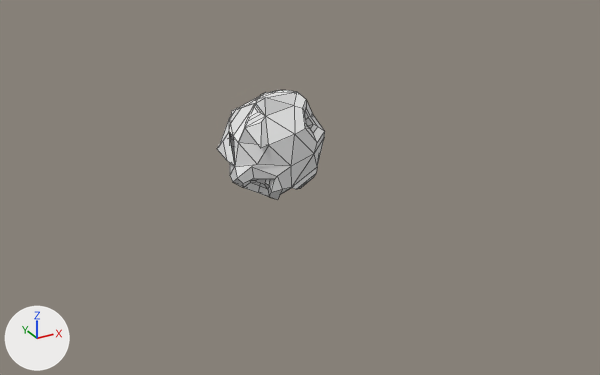
One commit to the OBJ model Models3D/Meteoro.obj: the scene before it, then after it.
The view is the same before and after, from a camera (50 mm lens) standing at (-14.4, -28.4, 11.9) and looking at (0.5, -1.2, -1.7). Arrows for +X, +Y and +Z are at lower left; the lights stay in place. Mesh edges are drawn as thin lines. Where no turn or scale is listed for an object, it has been applied to the vertices. Vertices at the same position are counted once.

In view in the first picture: 'METEORI_Icosphere'.
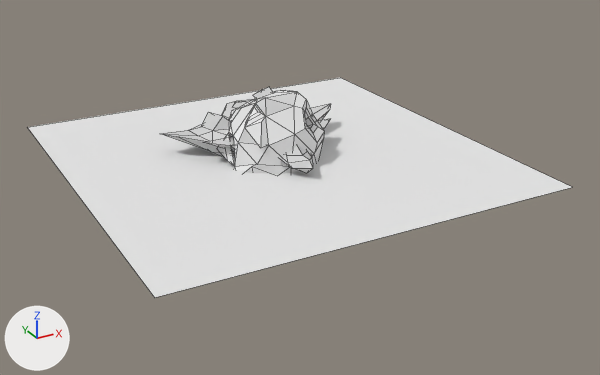
The newer file is also turned or shifted as a whole; pictures and numbers use the older file's frame.

Edits to the bpy script that builds the scene:
```text
Add mat_material:
    mat_material = principled_material('Material')
    mat_material.base_color = (0.64, 0.64, 0.64)  # light grey #d1d1d1
    mat_material.roughness = 0.69
Change me_meteori_icosphere:
    where me_meteori_icosphere.from_pydata(...)  # 195 vertices, 214 faces; spans x -2.19..2.07, y -2.04..2.19, z -1.98..2.21
    used by ob_meteori_icosphere; location = (0.0, 0.0, 0.0)
    verts and faces of me_meteori_icosphere; kept vertices keep their numbers, new ones are numbered from 195
    before: 95 (-0.12, 0.44, 1.98) at pixel (265, 92), 96 (-0.37, 0.44, 1.85) at pixel (260, 96), 97 (-0.18, 0.78, 1.79) at pixel (260, 94)
    me_meteori_icosphere part 1
    add verts[97] = (0.09, 1.14, 1.9)  # moved, pixel (262, 89)
    add verts[95] = (-0.08, 0.22, 2.27)  # moved, pixel (269, 86)
    add verts[96] = (-0.69, 0.48, 1.94)  # moved, pixel (252, 95)
Add me_plane:
    me_plane.from_pydata([(-8.1, -8.4, -0.6), (8.2, -8.4, -0.6), (-8.1, 8.3, -0.6), (8.2, 8.3, -0.6)], [], [(0, 1, 3, 2)])
    me_plane.materials.append(mat_none)  # white #e7e7e7
Add me_nave_cube:
    me_nave_cube.from_pydata(...)  # 169 vertices, 158 faces; spans x -4.04..4.04, y -3.22..3.55, z -0.66..1.03
    me_nave_cube.materials.append(mat_material)  # light grey #d1d1d1
Add ob_plane:
    ob_plane = bpy.data.objects.new('Plane', me_plane)
    ob_plane.location = (-0.01, 0.0, -0.01)
Add ob_nave_cube:
    ob_nave_cube = bpy.data.objects.new('NAVE_Cube', me_nave_cube)
    ob_nave_cube.location = (-0.01, 0.0, -0.01)
```

Where the change shows, as pixel boxes (x1, y1, x2, y2) in the pictures (600 x 375 px; the box of a moved part takes in the faces that stretch with it):
'Plane', added: after (28, 78, 572, 297)
'METEORI_Icosphere', reshaped: before (217, 90, 325, 200); after (217, 87, 325, 174)
'NAVE_Cube', added: after (160, 99, 331, 173)
part 1 of me_meteori_icosphere, moved or reshaped: before (258, 93, 273, 99); after (253, 87, 273, 99)
